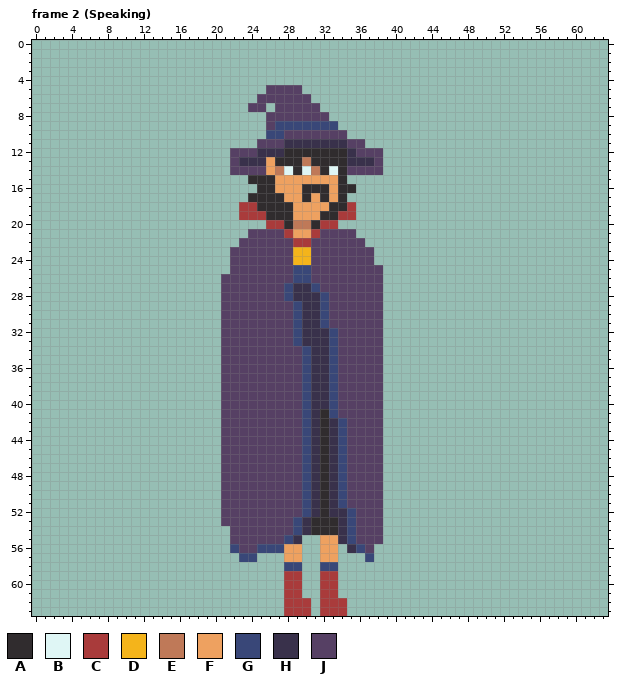
Pixel-art file, stored at Assets/Sprites/World/magician.aseprite. The first picture shows the starting point.
64x64 pixels, 6 frames. Colours within 5 levels of each other are drawn and written as one. Shown: frame 2 (Speaking). The commit also changed other frames, which this record leaves out.
Palette (. is transparent): A #302c2e  B #dff6f5  C #a93b3b  D #f4b41b  E #bf7958  F #eea160  G #394778  H #39314b  J #564064
Pixels before, frame 2 (Speaking) (only the part around the change), first column x 22:
27 JJJJJJGHHGJJJJJJJ......
28 JJJJJJGHHHGJJJJJJ......
29 JJJJJJJGHHGJJJJJJ......
30 JJJJJJJGHHGJJJJJJ......
31 JJJJJJJGHHGJJJJJJ......
32 JJJJJJJGHHHGJJJJJ......
33 JJJJJJJGHHHGJJJJJ......
34 JJJJJJJJGHHGJJJJJ......
35 JJJJJJJJGHHGJJJJJ......
36 JJJJJJJJGHHGJJJJJ......
37 JJJJJJJJGHHGJJJJJ......
38 JJJJJJJJGHHGJJJJJ......
39 JJJJJJJJGHHGJJJJJ......
40 JJJJJJJJGHHGJJJJJ......
41 JJJJJJJJGHAGJJJJJ......
42 JJJJJJJJGHAHGJJJJ......
43 JJJJJJJJGHAHGJJJJ......
44 JJJJJJJJGHAHGJJJJ......
45 JJJJJJJJGHAHGJJJJ......
46 JJJJJJJJGHAHGJJJJ......
47 JJJJJJJJGHAHGJJJJ......
48 JJJJJJJJGHAHGJJJJ......
49 JJJJJJJJGHAHGJJJJ......
50 JJJJJJJJGHAHGJJJJ......
51 JJJJJJJJGHAHGJJJJ......
52 JJJJJJJJGHAHHGJJJ......
53 JJJJJJJGHAAAHGJJJ......
54 JJJJJJJGHAAAHGJJJ......
55 JJJJJJGH..FFHGJJJ......
56 GJJGGGFF..FF.HGJ.......
57 .GG...FF..FF...G.......
58 ......GG..GG...........
59 ......CC..CC...........
60 ......CC..CC...........
61 ......CC..CC...........
62 ......CCC.CCC..........
63 ......CCC.CCC..........
After:
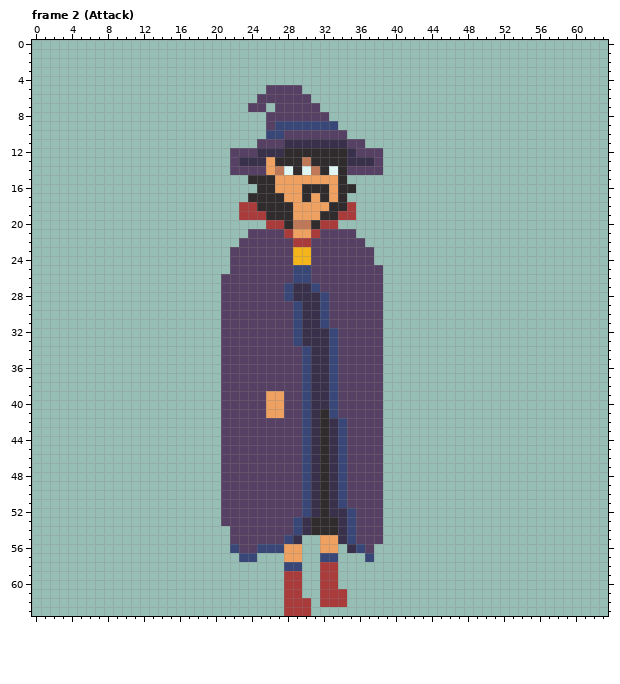
The edit:
Changed rows in their new state; - is an unchanged pixel.
Frame 2 (Attack):
first column x 26:
39 FF
40 FF
41 FF
first column x 32:
57 GG-
58 CC-
61 --C
63 ...
